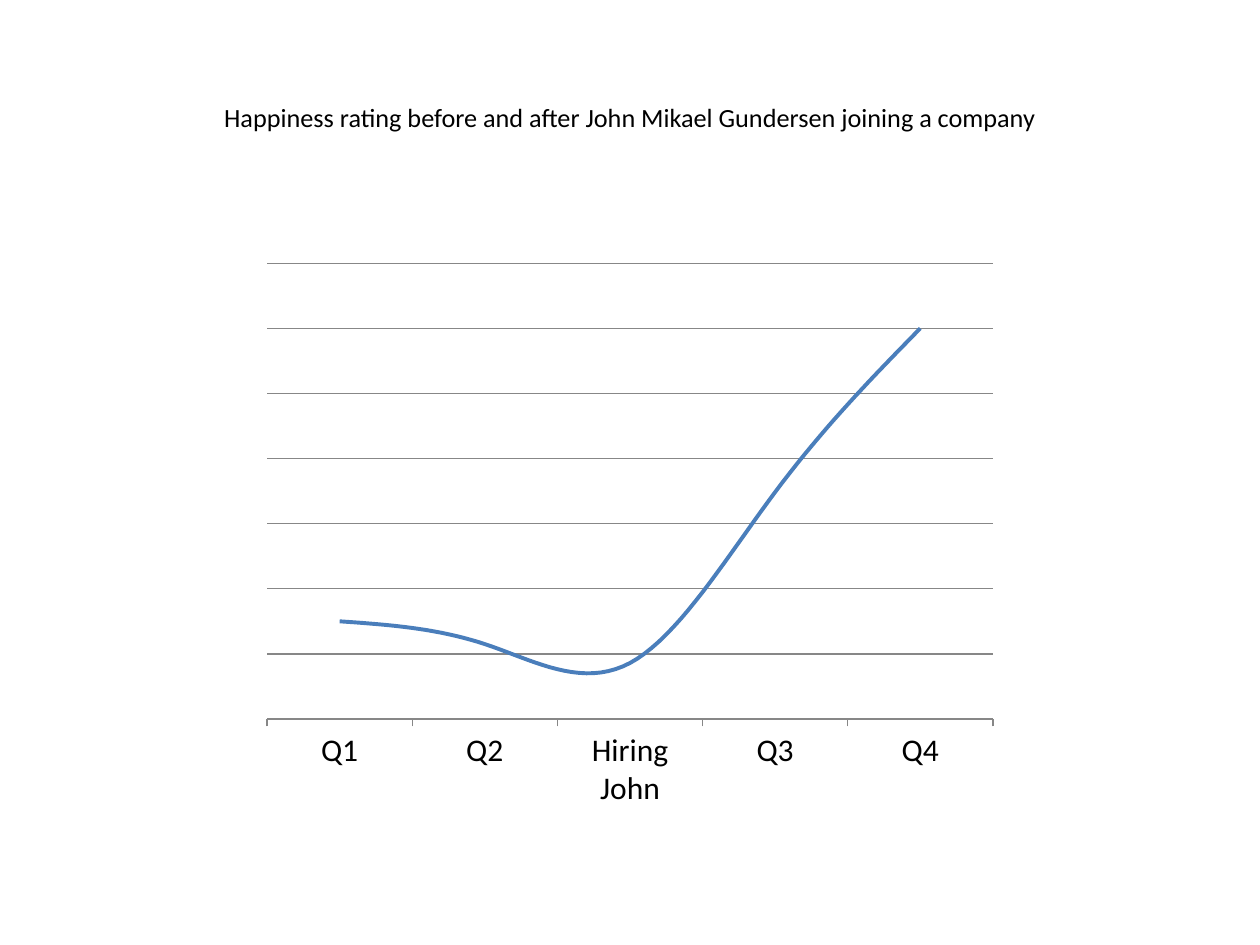
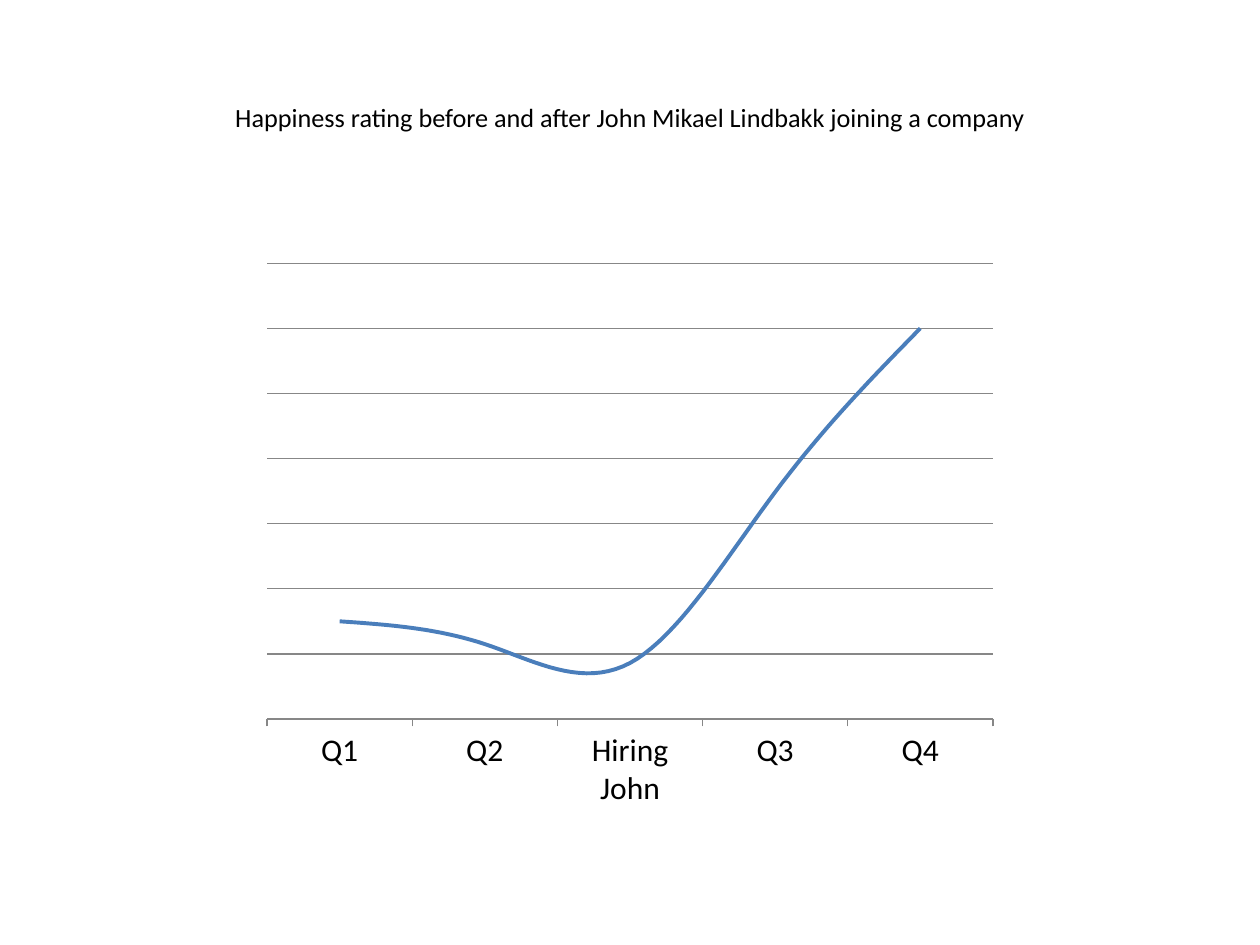
Before and after one commit to atomfinger/resume, a slide deck: slide 6 of resume.pptx (slide 5 before the commit). Drawn at 1260x945 pixels with LibreOffice and Linux fonts; fonts in the diff are those of the drawing. Boxes give left, top, right and bottom in pixels: in the first picture for what was removed or moved away, otherwise in the second. Text is boxed around its words. In the diff, an @@ line names an element or a change of style, - is before the commit and + after.

```diff
--- a/resume.pptx
+++ b/resume.pptx
@@ title at <box>235,108,1024,132</box>: text changed @@
-Happiness rating before and after John Mikael Gundersen joining a company
+Happiness rating before and after John Mikael Lindbakk joining a company
```
Also in this commit, not shown: 5 other slides changed, 2 slides added, 1 slide removed, 12 other files.
